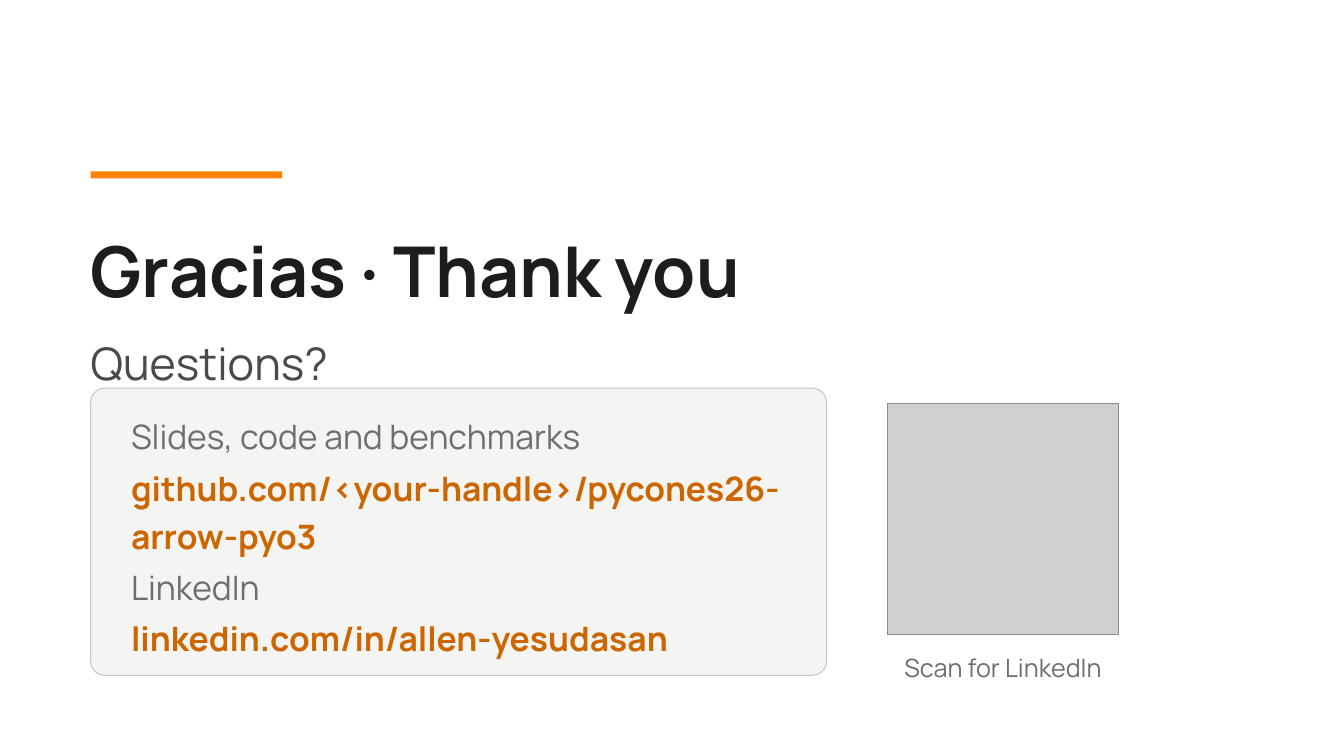
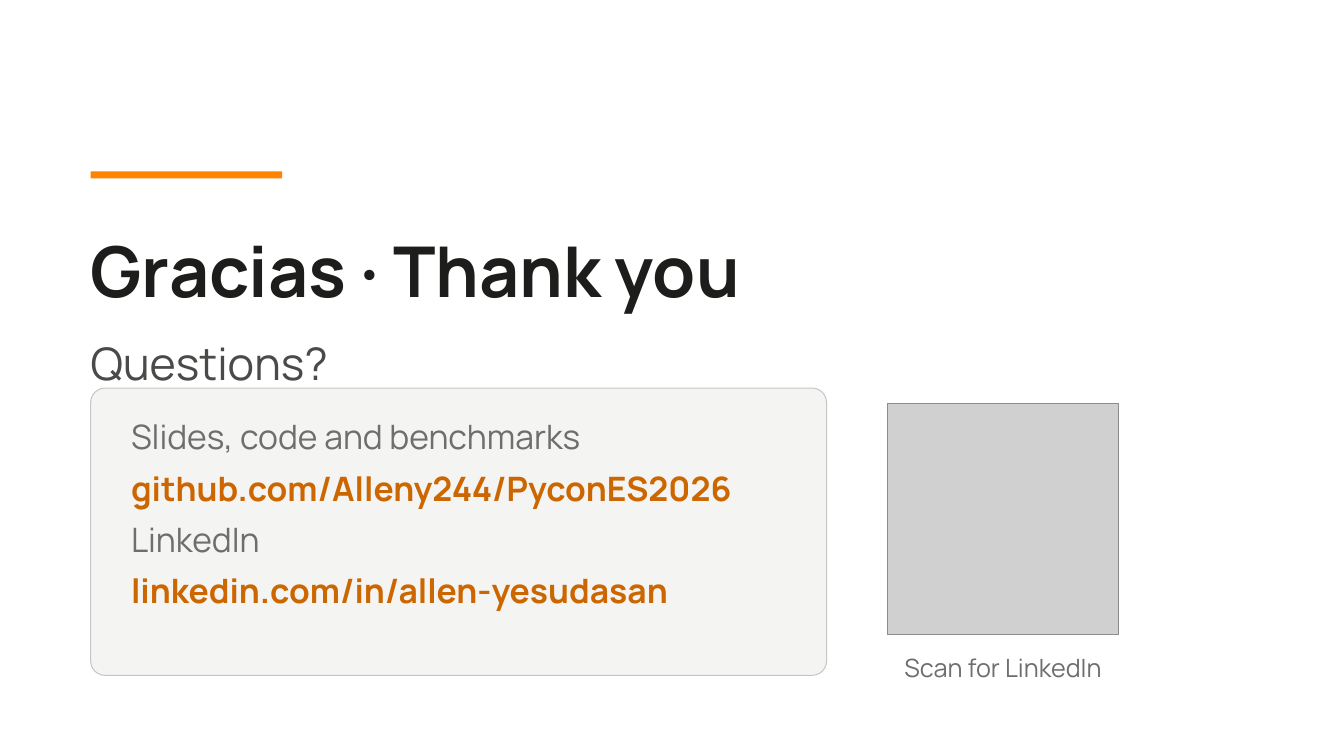
Before and after one commit to Alleny244/PyconES2026, a slide deck: slide 39 of slides/pycones2026-zero-copy-python-rust.pptx. Drawn at 1344x756 pixels with LibreOffice and Linux fonts; fonts in the diff are those of the drawing; grey boxes stand for pictures. Boxes give left, top, right and bottom in pixels: in the first picture for what was removed or moved away, otherwise in the second. Text is boxed around its words. In the diff, an @@ line names an element or a change of style, - is before the commit and + after.

Commit message:
Prepared Demo and slides for PyconES26:V2

```diff
--- a/slides/pycones2026-zero-copy-python-rust.pptx
+++ b/slides/pycones2026-zero-copy-python-rust.pptx
@@ text at [131, 476, 731, 510]: text changed @@
-github.com/<your-handle>/pycones26-arrow-pyo3
+github.com/Alleny244/PyconES2026
```
Also in this commit, not shown: 38 other slides changed, 4 other files.
